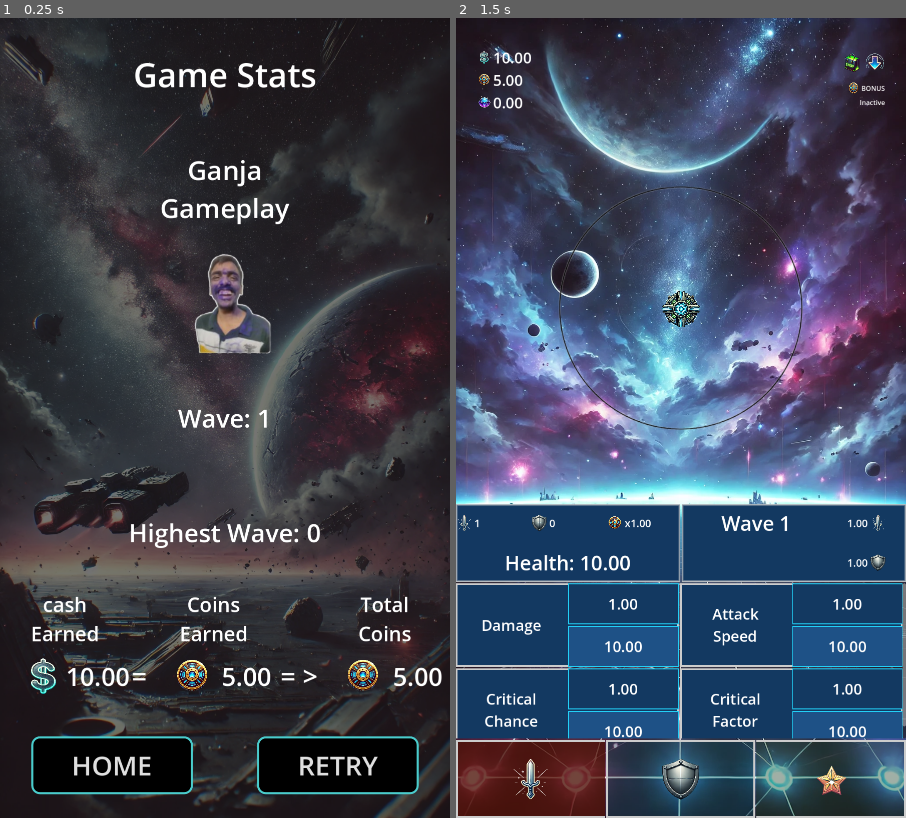
Above: before the commit, frames 1-2 (left to right).
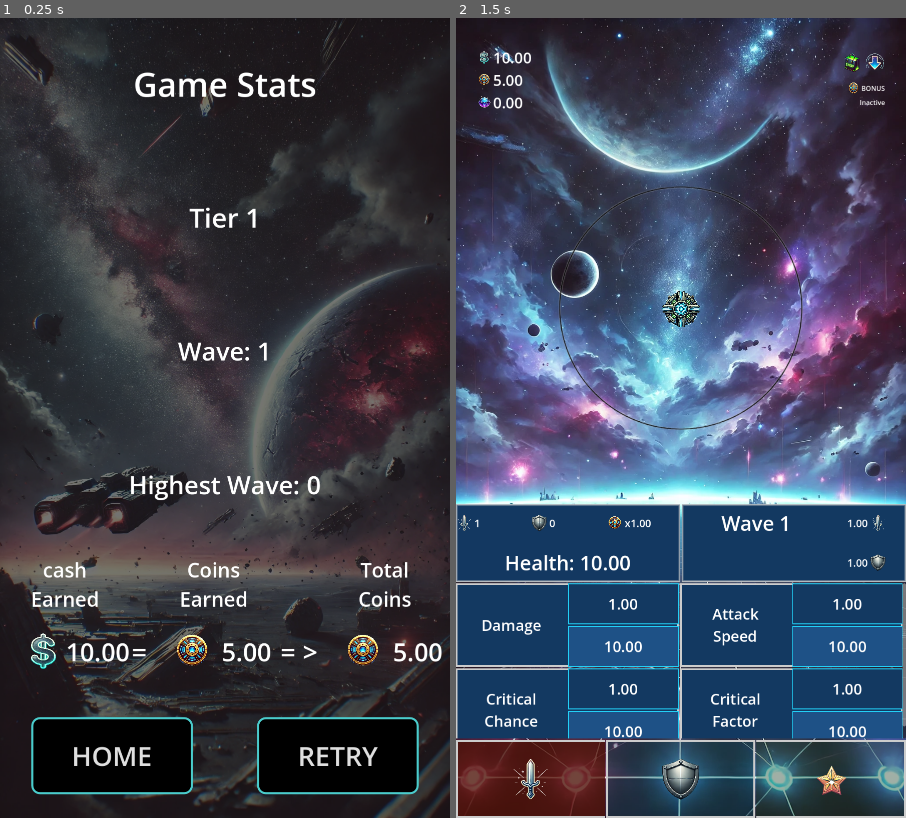
Above: after the commit, the same moments.

Repository: ascyrax/circle-defence
Game: Godot game, scene res://game_over.tscn
Two runs of this game, one before a commit and one after it. Both use one fixed random seed, a clock stepped at 60 frames per second and the inputs below. This scene is started directly instead of the project's main scene.
Inputs (mouse positions are in pixels of both pictures, inside the frame that each line leads up to):
- Up to frame 1 (0.25 s): no input
- Up to frame 2 (1.5 s): click "RETRY" at 0.5 s; tap Enter at 1.25 s; move the mouse to (780, 378) at 1.27 s; click (780, 378) at 1.42 s

The runs differ from the first frame. In frame 1, 9.3% of the frame differs, in the area x 6-99%, y 5-95%; in frame 2, nothing differs.

Commit message:
refactor

Diff:
--- a/game_over.tscn
+++ b/game_over.tscn
@@ -71,13 +71,12 @@
 size_flags_horizontal = 3
 size_flags_vertical = 3
 theme_override_font_sizes/font_size = 64
-text = "Ganja
-Gameplay
-"
+text = "Tier 1"
 horizontal_alignment = 1
 vertical_alignment = 1
 
 [node name="Difficulty" type="HBoxContainer" parent="Panel/Panel/VBoxContainer"]
+visible = false
 layout_mode = 2
 size_flags_vertical = 3
 
Not shown, changed: circle defense.apk
Not shown, changed: circle defense.apk.idsig
